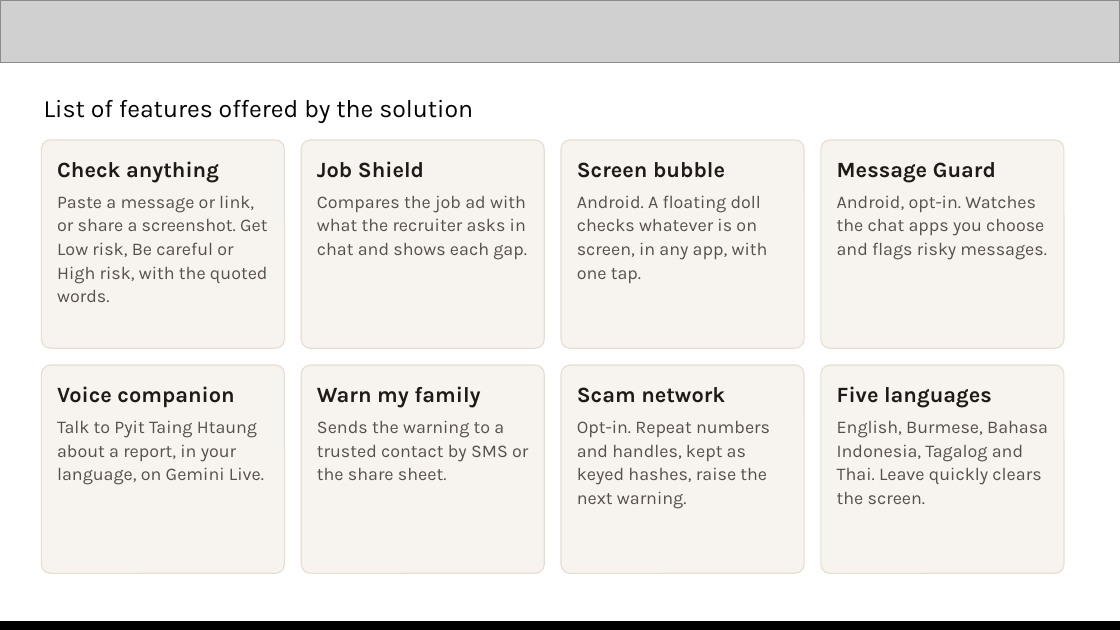
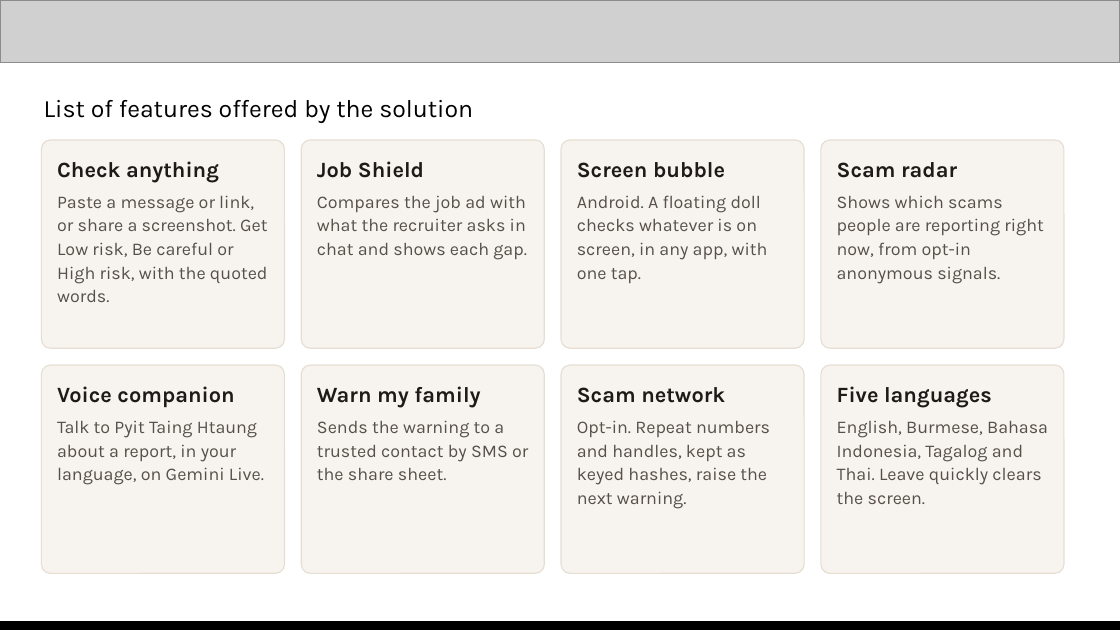
Before and after one commit to minthein128/scamshield, a slide deck: slide 4 of pitch/Kakwe-AIBuilderCup-submission.pptx. Drawn at 1120x630 pixels with LibreOffice and Linux fonts; fonts in the diff are those of the drawing; grey boxes stand for pictures. Boxes give left, top, right and bottom in pixels: in the first picture for what was removed or moved away, otherwise in the second. Text is boxed around its words. In the diff, an @@ line names an element or a change of style, - is before the commit and + after.

```diff
--- a/pitch/Kakwe-AIBuilderCup-submission.pptx
+++ b/pitch/Kakwe-AIBuilderCup-submission.pptx
@@ text at (837,162,1043,284): text changed @@
-Message Guard
-Android, opt-in. Watches the chat apps you choose and flags risky messages.
+Scam radar
+Shows which scams people are reporting right now, from opt-in anonymous signals.
```
Also in this commit, not shown: 6 other slides changed, 13 other files.
